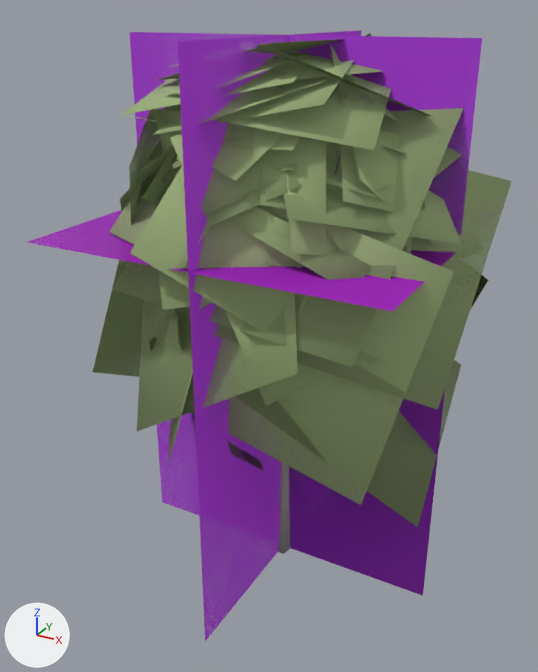
The glTF model data/models/board/vegetation/birch-tall.glb, before and after one commit.
The view is the same before and after, from a 50 mm lens placed at (17.5, -33.7, 31.1), pointed at (-0.8, -0.4, 14.5). Every picture has the same lights, and +X, +Y and +Z are marked at lower left. The older version comes first. Where no turn or scale is listed for an object, it has been applied to the vertices. Vertices at exactly the same position are counted once.

The scene before the commit, as lines of its bpy script (objects in view):
```python
ob_birch_tall_lod0_001 = bpy.data.objects.new('birch-tall-lod0.001', me_birch_tall_lod0)
ob_birch_tall_lod0_001.location = (0.0, 0.0, 0.0)
ob_birch_tall_lod1_001 = bpy.data.objects.new('birch-tall-lod1.001', me_birch_tall_lod1)
ob_birch_tall_lod1_001.location = (0.0, 0.0, 0.0)
ob_birch_tall_lod2_001 = bpy.data.objects.new('birch-tall-lod2.001', me_birch_tall_lod2)
ob_birch_tall_lod2_001.location = (0.0, 0.0, 0.0)
ob_birch_tall_lod3_001 = bpy.data.objects.new('birch-tall-lod3.001', me_birch_tall_lod3)
ob_birch_tall_lod3_001.location = (0.0, 0.0, 0.0)
```
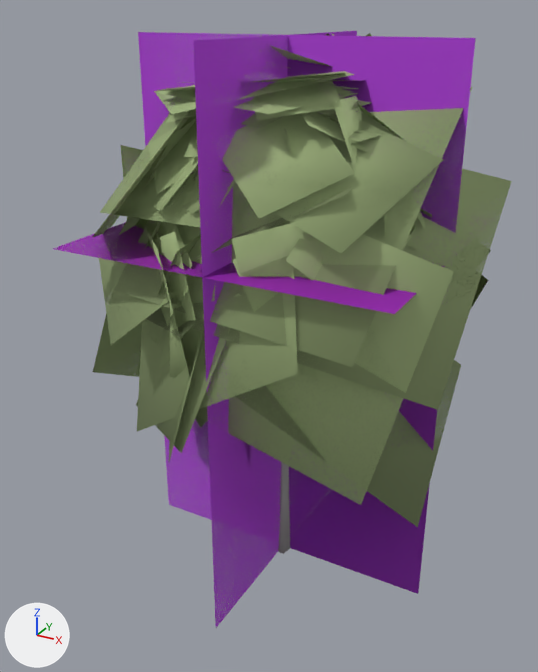
The change, as a list of edits to the scene's bpy script:
```text
Change me_birch_tall_lod0:
    remove me_birch_tall_lod0.from_pydata(...)  # 1415 vertices, 1220 faces; spans x -9.4..9.2, y -9.0..9.1, z 0.0..30.0
    add me_birch_tall_lod0.from_pydata(...)  # 1186 vertices, 1122 faces; spans x -8.8..8.9, y -7.9..8.4, z 0.0..30.0
    me_birch_tall_lod0 part 1: 227 loose pieces with 1006 vertices, spanning x -9.4..9.2, y -9.0..9.1, z 7.3..30.0, are deleted
    me_birch_tall_lod0 part 2: 63 vertices removed from x -7.4..6.5, y -4.8..5.9, z 3.9..23.9; 840 vertices added at x -8.8..8.9, y -7.9..8.4, z 3.8..30.0
    other edits to the shape of me_birch_tall_lod0 do not show in these pictures
Change me_birch_tall_lod1:
    remove me_birch_tall_lod1.from_pydata(...)  # 304 vertices, 206 faces; spans x -8.3..9.8, y -9.6..10.6, z 0.0..30.0
    add me_birch_tall_lod1.from_pydata(...)  # 322 vertices, 230 faces; spans x -11.0..9.0, y -9.6..9.7, z 0.0..30.0
    me_birch_tall_lod1 part 3: the loose piece of 4 vertices spanning x -1.7..6.6, y -2.2..6.6, z 22.3..28.5 is rebuilt with 4 vertices and now spans x -0.9..7.3, y -4.5..4.8, z 23.9..28.5
    me_birch_tall_lod1 part 4: the loose piece of 4 vertices spanning x -6.9..2.9, y -7.1..2.5, z 26.8..29.5 is rebuilt with 4 vertices and now spans x -7.7..4.0, y -6.7..5.0, z 27.0..28.6
    me_birch_tall_lod1 part 5: the loose piece of 4 vertices spanning x -3.0..7.8, y -5.1..5.6, z 26.3..29.8 is rebuilt with 4 vertices and now spans x -5.1..5.8, y -1.9..8.4, z 25.8..29.6
    me_birch_tall_lod1 part 6: the loose piece of 4 vertices spanning x -1.5..8.8, y -5.6..2.1, z 21.2..28.2 is rebuilt with 4 vertices and now spans x 0.2..8.6, y -7.1..-0.2, z 22.1..26.9
    me_birch_tall_lod1 part 7: the loose piece of 4 vertices spanning x 2.3..8.2, y -5.3..5.9, z 20.0..29.6 is rebuilt with 4 vertices and now spans x 3.2..6.8, y -3.4..4.2, z 20.3..27.5
    me_birch_tall_lod1 part 8: the loose piece of 4 vertices spanning x -3.2..6.5, y -6.6..3.6, z 23.9..27.1 is rebuilt with 4 vertices and now spans x -1.5..6.5, y -4.4..4.1, z 23.7..26.7
    me_birch_tall_lod1 part 9: the loose piece of 4 vertices spanning x -5.7..-0.9, y -7.7..0.8, z 21.4..28.6 is rebuilt with 4 vertices and now spans x -7.4..0.7, y -7.3..-0.1, z 21.9..27.0
    me_birch_tall_lod1 part 10: the loose piece of 4 vertices spanning x -6.1..3.9, y -4.6..5.5, z 27.9..29.9 is rebuilt with 4 vertices and now spans x -6.8..3.9, y -5.1..5.7, z 26.9..28.6
    me_birch_tall_lod1 part 11: the loose piece of 4 vertices spanning x 1.2..7.5, y -6.6..1.4, z 20.1..28.0 is rebuilt with 4 vertices and now spans x 1.2..5.1, y -5.4..4.7, z 18.3..27.7
    me_birch_tall_lod1 part 12: the loose piece of 4 vertices spanning x -8.1..-2.0, y -7.2..2.0, z 11.5..22.5 is rebuilt with 4 vertices and now spans x -8.1..-2.6, y -6.9..3.1, z 11.3..22.6
    me_birch_tall_lod1 part 13: 21 loose pieces with 84 vertices, spanning x -8.3..9.0, y -8.9..10.6, z 12.2..29.7, are deleted
    me_birch_tall_lod1 part 14: 5 vertices moved within x -4.8..5.6, y -3.6..-0.5, z 20.7..22.9; 95 vertices removed from x -5.9..9.8, y -9.6..7.4, z 11.2..29.4; 197 vertices added at x -11.0..9.0, y -9.6..9.7, z 7.2..30.0
    other edits to the shape of me_birch_tall_lod1 do not show in these pictures
Change me_birch_tall_lod3:
    remove me_birch_tall_lod3.from_pydata(...)  # 12 vertices, 6 faces; spans x -9.4..9.2, y -9.0..9.1, z 0.0..30.0
    add me_birch_tall_lod3.from_pydata(...)  # 12 vertices, 6 faces; spans x -8.8..8.9, y -7.9..8.4, z 0.0..30.0
    me_birch_tall_lod3 part 15
    me_birch_tall_lod3.vertices[0].co: (-9.4, 0.0, 0.0) -> (-8.8, 0.0, 0.0)  # pixel (162, 502) -> pixel (168, 504)
    me_birch_tall_lod3.vertices[1].co: (9.2, 0.0, 0.0) -> (8.9, 0.0, 0.0)  # pixel (422, 595) -> pixel (418, 593)
    me_birch_tall_lod3.vertices[2].co: (9.2, 0.0, 30.0) -> (8.9, 0.0, 30.0)  # pixel (482, 38) -> pixel (475, 38)
    me_birch_tall_lod3.vertices[3].co: (-9.4, 0.0, 30.0) -> (-8.8, 0.0, 30.0)  # pixel (129, 32) -> pixel (138, 32)
    me_birch_tall_lod3.vertices[4].co: (0.0, -9.0, 0.0) -> (0.0, -7.9, 0.0)  # pixel (205, 641) -> pixel (215, 628)
    me_birch_tall_lod3.vertices[5].co: (0.0, 9.1, 0.0) -> (0.0, 8.4, 0.0)
    me_birch_tall_lod3.vertices[6].co: (0.0, 9.1, 30.0) -> (0.0, 8.4, 30.0)  # pixel (361, 30) -> pixel (356, 30)
    me_birch_tall_lod3.vertices[7].co: (0.0, -9.0, 30.0) -> (0.0, -7.9, 30.0)  # pixel (177, 41) -> pixel (193, 40)
    me_birch_tall_lod3.vertices[8].co: (-9.4, -9.0, 20.8) -> (-8.8, -7.9, 20.3)  # pixel (26, 242) -> pixel (51, 249)
    me_birch_tall_lod3.vertices[9].co: (9.2, -9.0, 20.8) -> (8.9, -7.9, 20.3)  # pixel (392, 311) -> pixel (394, 314)
    me_birch_tall_lod3.vertices[10].co: (9.2, 9.1, 20.8) -> (8.9, 8.4, 20.3)  # pixel (504, 207) -> not seen
    me_birch_tall_lod3.vertices[11].co: (-9.4, 9.1, 20.8) -> (-8.8, 8.4, 20.3)
```

What differs and where, as boxes (x1, y1, x2, y2) in the pictures (538 x 672 px):
'birch-tall-lod3.001', reshaped (8% narrower): before (27, 30, 504, 641); after (53, 31, 492, 628)
'birch-tall-lod1.001', reshaped (13% wider): before (109, 36, 461, 553); after (93, 33, 491, 553)
'birch-tall-lod0.001', reshaped (9% narrower): before (120, 40, 453, 554); after (145, 34, 449, 554)
part 1 of me_birch_tall_lod0, deleted: before (120, 40, 453, 471)
part 2 of me_birch_tall_lod0, cut back: before (277, 433, 289, 521); after (145, 34, 433, 502)
part 3 of me_birch_tall_lod1, rebuilt (not visible before): after (281, 75, 424, 179)
part 4 of me_birch_tall_lod1, rebuilt (7% wider, 21% shorter): before (121, 60, 309, 115); after (154, 71, 355, 114)
part 5 of me_birch_tall_lod1, rebuilt: before (257, 43, 433, 117); after (259, 45, 333, 67)
part 6 of me_birch_tall_lod1, rebuilt (mostly hidden before): before (356, 142, 461, 235); after (236, 113, 444, 253)
part 7 of me_birch_tall_lod1, rebuilt: before (330, 45, 424, 240); after (332, 96, 390, 236)
part 8 of me_birch_tall_lod1, rebuilt (mostly hidden): before (218, 148, 376, 197); after (271, 125, 320, 183)
part 9 of me_birch_tall_lod1, rebuilt: before (142, 74, 219, 203); after (100, 110, 269, 227)
part 10 of me_birch_tall_lod1, rebuilt: before (158, 39, 343, 80); after (161, 73, 346, 91)
part 11 of me_birch_tall_lod1, rebuilt (mostly hidden afterwards): before (262, 84, 421, 253); after (265, 130, 298, 185)
part 12 of me_birch_tall_lod1, rebuilt (not visible afterwards): before (177, 311, 188, 367)
part 13 of me_birch_tall_lod1, deleted: before (109, 41, 459, 315)
part 14 of me_birch_tall_lod1, cut back: before (130, 60, 461, 332); after (93, 33, 491, 453)
